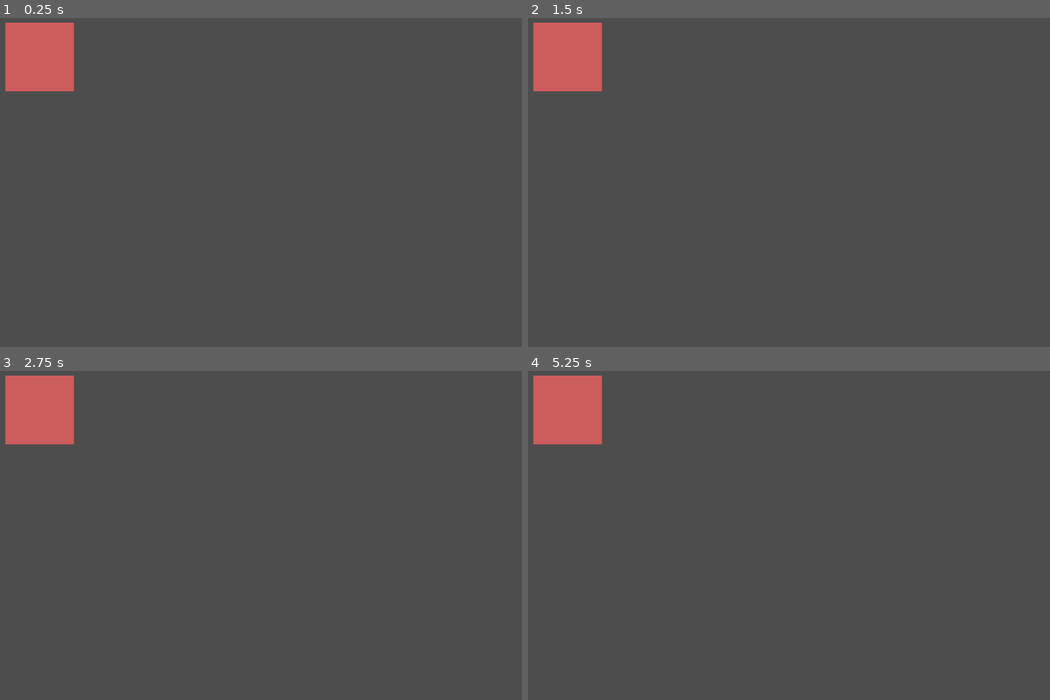
Above: before the commit, frames 1-4 (two rows, left to right).
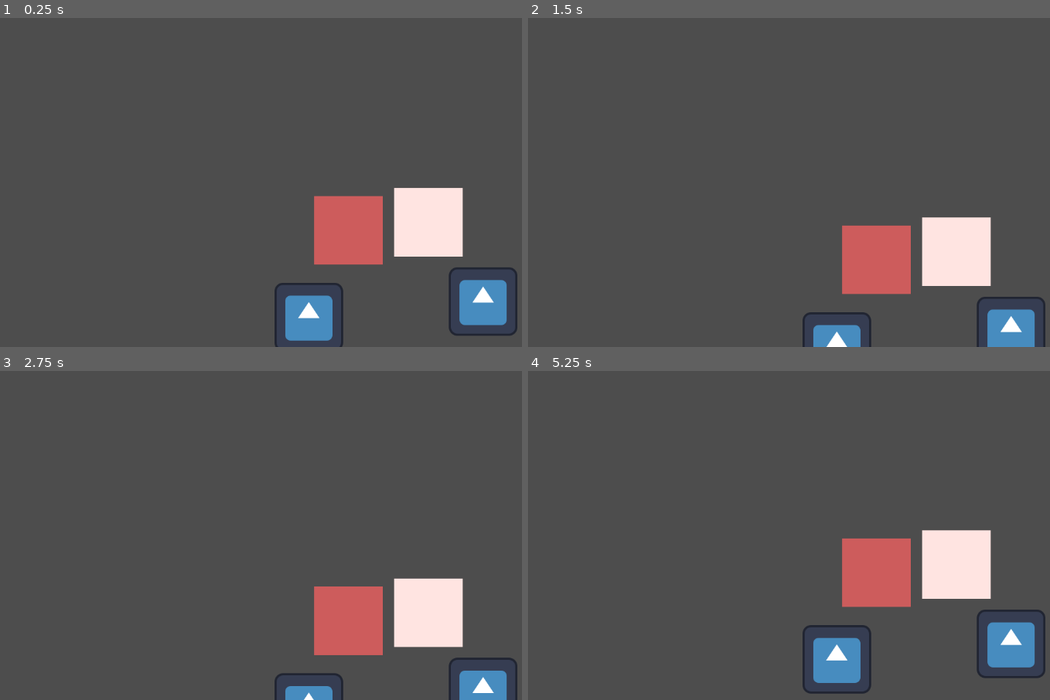
Above: after the commit, the same moments.

Repository: y1z/ms-pixel
Game: Godot game, scene res://Scenes/main.tscn
The game is run twice, just before and just after one commit, with the same random seed, the same clock (stepped at 60 frames per second) and the same inputs. The engine's default icon, where the game draws it, is replaced by a stand-in: a white triangle on a blue panel in a dark square.
Inputs (mouse positions are in pixels of both pictures, inside the frame that each line leads up to):
- Up to frame 1 (0.25 s): no input
- Up to frame 2 (1.5 s): tap Enter at 0.5 s; move the mouse to (950, 156) at 0.52 s; press the mouse at (950, 156) at 0.53 s; hold W (move_up, bound only after the commit) 0.53-1.28 s; move the mouse to (689, 192) at 1.27 s; release the mouse at (689, 192) at 1.28 s; hold S (move_down, bound only after the commit) from 1.28 s (still down); click (689, 192) at 1.35 s
- Up to frame 3 (2.75 s): move the mouse to (349, 449) at 2.02 s; release S (move_down, bound only after the commit) at 2.03 s; press the mouse at (349, 449) at 2.03 s; hold W (move_up, bound only after the commit) from 2.03 s (still down); tap Enter at 2.1 s
- Up to frame 4 (5.25 s): move the mouse to (783, 594) at 2.77 s; release the mouse at (783, 594) at 2.78 s; tap F at 2.85 s; click (783, 594) at 3.05 s; move the mouse to (997, 578) at 3.52 s; release W (move_up, bound only after the commit) at 3.53 s; press the mouse at (997, 578) at 3.53 s; hold S (move_down, bound only after the commit) from 3.53 s (still down); move the mouse to (627, 472) at 4.27 s; release the mouse at (627, 472) at 4.28 s; click (627, 472) at 4.35 s; move the mouse to (846, 525) at 5.02 s; press the mouse at (846, 525) at 5.03 s; tap Enter at 5.1 s

The runs differ from the first frame. In frame 1, 11% of the frame differs, in the area x 1-100%, y 1-100%; in frame 2, 10%; in frame 3, 9.9%; in frame 4, 11%, in the area x 1-100%, y 1-99%.

Commit message:
everything else.

Diff:
--- a/Scenes/main.tscn
+++ b/Scenes/main.tscn
@@ -1,7 +1,9 @@
-[gd_scene load_steps=3 format=3 uid="uid://dcj8i1iuuxwol"]
+[gd_scene load_steps=5 format=3 uid="uid://dcj8i1iuuxwol"]
 
 [ext_resource type="Script" uid="uid://cs3lxpnvlc3hd" path="res://Scripts/test_create_image.gd" id="1_bo1nx"]
 [ext_resource type="Texture2D" uid="uid://bqxsdths03efw" path="res://Sprites/icon2.svg" id="1_jjgbg"]
+[ext_resource type="Texture2D" uid="uid://bmhj0i2o5i7ga" path="res://Textures/icon_texture.svg" id="3_8gbba"]
+[ext_resource type="PackedScene" uid="uid://cjcdpcj4atgb8" path="res://Entities/pixel.tscn" id="4_jjvhh"]
 
 [node name="Main" type="Node2D"]
 script = ExtResource("1_bo1nx")
@@ -15,3 +17,17 @@
 unique_name_in_owner = true
 position = Vector2(117, 106)
 texture = ExtResource("1_jjgbg")
+
+[node name="scene_camera" type="Camera2D" parent="."]
+unique_name_in_owner = true
+
+[node name="IconTexture" type="Sprite2D" parent="."]
+position = Vector2(368, 239)
+texture = ExtResource("3_8gbba")
+
+[node name="IconTexture2" type="Sprite2D" parent="."]
+position = Vector2(43, 268)
+texture = ExtResource("3_8gbba")
+
+[node name="Pixel" parent="." instance=ExtResource("4_jjvhh")]
+position = Vector2(266, 91)
--- a/Scripts/test_create_image.gd
+++ b/Scripts/test_create_image.gd
@@ -7,16 +7,18 @@
 var raw_image : Image
 var image_texture : ImageTexture
 var sprite : Sprite2D
-@export var currrent_color :Color
+@export var current_color :Color
 var sprite_rect : Rect2
+var scene_camera : Camera2D
 
 func _ready() -> void:
 	raw_image = Image.create_empty(DEFAULT_WIDTH , DEFAULT_HEIGHT, true , Image.Format.FORMAT_RGBA8)
-	currrent_color = Color.INDIAN_RED
+	current_color = Color.INDIAN_RED
+	scene_camera = $%scene_camera
 
 	for i in raw_image.get_height():
 		for j in raw_image.get_width():
-			raw_image.set_pixel(i,j, currrent_color)
+			raw_image.set_pixel(i,j, current_color)
 
 	raw_image.get_used_rect()
 	image_texture = ImageTexture.create_from_image(raw_image);
@@ -32,13 +34,26 @@
 		print( "clicked inside raw_image %s" % is_inside_sprite)
 		if !is_inside_sprite : return;
 
-		var pos_inside_rect:Vector2 = mouse_pos - sprite_rect.position
-		raw_image.set_pixelv(pos_inside_rect, Color.AQUAMARINE)
-		image_texture.set_image(raw_image)
+		match current_color:
+			Color.INDIAN_RED:
+				current_color = Color.SPRING_GREEN
+			Color.SPRING_GREEN:
+				current_color = Color.INDIAN_RED
+
+		change_color(current_color)
 		pass
 
-		pass
+
 	pass
+
+func _physics_process(delta: float) -> void:
+
+	if Input.is_action_pressed("move_down"):
+		scene_camera.offset -= (Vector2(0,-1)  * 100.0)* delta
+
+	if Input.is_action_pressed("move_up"):
+		scene_camera.offset += (Vector2(0,-1)  * 100.0)* delta
+
 
 func _draw() -> void:
 	if OS.is_debug_build():
@@ -49,3 +64,10 @@
 	var sprite_size := Vector2(sprite.texture.get_width(),sprite.texture.get_height())
 	var offset :Vector2 = Vector2(sprite_size.x * 0.5,sprite_size.y * 0.5)
 	return Rect2(sprite.position - offset,sprite_size) ;
+
+func change_color(new_color : Color) -> void:
+	for i in raw_image.get_height():
+		for j in raw_image.get_width():
+			raw_image.set_pixel(i,j, new_color)
+		image_texture.set_image(raw_image)
+		sprite.texture = image_texture
--- a/project.godot
+++ b/project.godot
@@ -54,6 +54,40 @@
 "events": [Object(InputEventMouseButton,"resource_local_to_scene":false,"resource_name":"","device":-1,"window_id":0,"a …(258 unchanged characters)…
 ]
 }
+move_up={
+"deadzone": 0.2,
+"events": [Object(InputEventKey,"resource_local_to_scene":false,"resource_name":"","device":-1,"window_id":0,"alt_pressed":false,"shift_pressed":false,"ctrl_pressed":false,"meta_pressed":false,"pressed":false,"keycode":0,"physical_keycode":87,"key_label":0,"unicode":119,"location":0,"echo":false,"script":null)
+, Object(InputEventKey,"resource_local_to_scene":false,"resource_name":"","device":-1,"window_id":0,"alt_pressed":false,"shift_pressed":false,"ctrl_pressed":false,"meta_pressed":false,"pressed":false,"keycode":0,"physical_keycode":4194320,"key_label":0,"unicode":0,"location":0,"echo":false,"script":null)
+]
+}
+move_down={
+"deadzone": 0.2,
+"events": [Object(InputEventKey,"resource_local_to_scene":false,"resource_name":"","device":-1,"window_id":0,"alt_pressed":false,"shift_pressed":false,"ctrl_pressed":false,"meta_pressed":false,"pressed":false,"keycode":0,"physical_keycode":83,"key_label":0,"unicode":115,"location":0,"echo":false,"script":null)
+, Object(InputEventKey,"resource_local_to_scene":false,"resource_name":"","device":-1,"window_id":0,"alt_pressed":false,"shift_pressed":false,"ctrl_pressed":false,"meta_pressed":false,"pressed":false,"keycode":0,"physical_keycode":4194322,"key_label":0,"unicode":0,"location":0,"echo":false,"script":null)
+]
+}
+move_left={
+"deadzone": 0.2,
+"events": [Object(InputEventKey,"resource_local_to_scene":false,"resource_name":"","device":-1,"window_id":0,"alt_pressed":false,"shift_pressed":false,"ctrl_pressed":false,"meta_pressed":false,"pressed":false,"keycode":0,"physical_keycode":65,"key_label":0,"unicode":97,"location":0,"echo":false,"script":null)
+, Object(InputEventKey,"resource_local_to_scene":false,"resource_name":"","device":-1,"window_id":0,"alt_pressed":false,"shift_pressed":false,"ctrl_pressed":false,"meta_pressed":false,"pressed":false,"keycode":0,"physical_keycode":4194319,"key_label":0,"unicode":0,"location":0,"echo":false,"script":null)
+]
+}
+move_right={
+"deadzone": 0.2,
+"events": [Object(InputEventKey,"resource_local_to_scene":false,"resource_name":"","device":-1,"window_id":0,"alt_pressed":false,"shift_pressed":false,"ctrl_pressed":false,"meta_pressed":false,"pressed":false,"keycode":0,"physical_keycode":68,"key_label":0,"unicode":100,"location":0,"echo":false,"script":null)
+, Object(InputEventKey,"resource_local_to_scene":false,"resource_name":"","device":-1,"window_id":0,"alt_pressed":false,"shift_pressed":false,"ctrl_pressed":false,"meta_pressed":false,"pressed":false,"keycode":0,"physical_keycode":4194321,"key_label":0,"unicode":0,"location":0,"echo":false,"script":null)
+]
+}
+scroll_up={
+"deadzone": 0.2,
+"events": [Object(InputEventMouseButton,"resource_local_to_scene":false,"resource_name":"","device":-1,"window_id":0,"alt_pressed":false,"shift_pressed":false,"ctrl_pressed":false,"meta_pressed":false,"button_mask":8,"position":Vector2(146, 13),"global_position":Vector2(155, 59),"factor":1.0,"button_index":4,"canceled":false,"pressed":true,"double_click":false,"script":null)
+]
+}
+scroll_down={
+"deadzone": 0.2,
+"events": [Object(InputEventMouseButton,"resource_local_to_scene":false,"resource_name":"","device":-1,"window_id":0,"alt_pressed":false,"shift_pressed":false,"ctrl_pressed":false,"meta_pressed":false,"button_mask":16,"position":Vector2(159, 23),"global_position":Vector2(168, 69),"factor":1.0,"button_index":5,"canceled":false,"pressed":true,"double_click":false,"script":null)
+]
+}
 
 [rendering]
 
